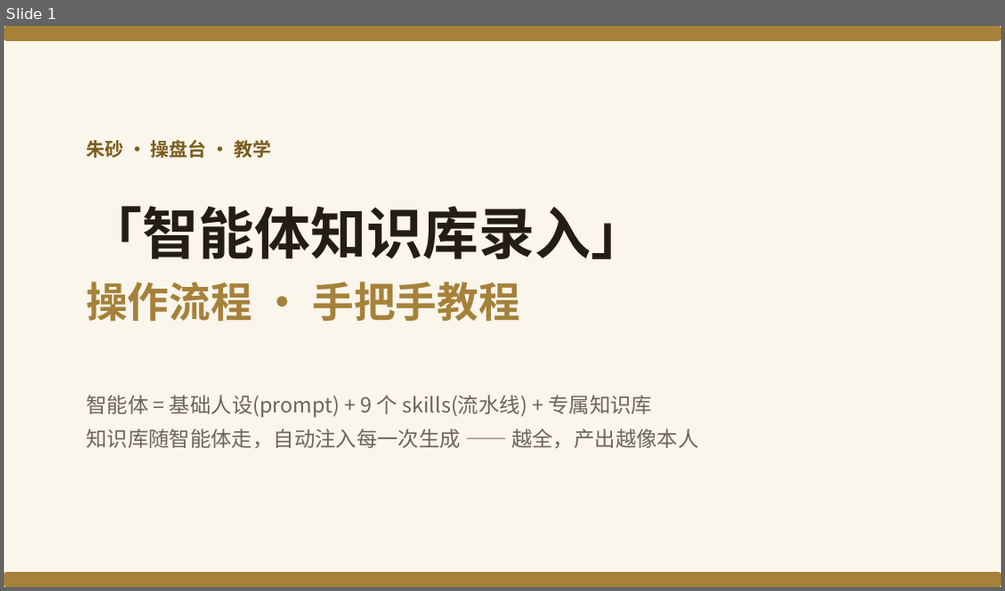
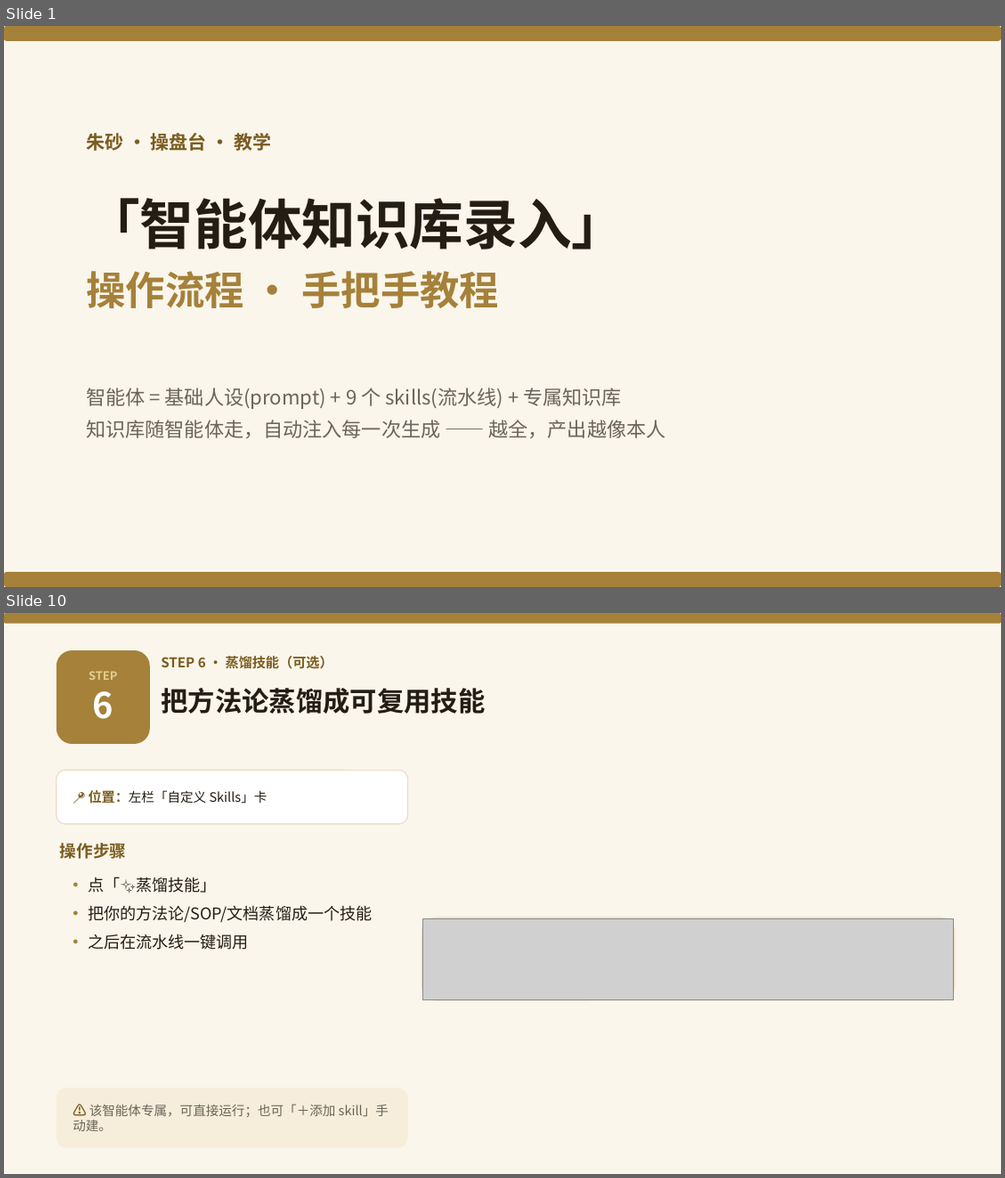
Before and after one commit to yonglin22/xhsneirongshengcheng, a slide deck: 教学-智能体知识库录入.pptx. Shown one above the other, each under a label of ours: slide 1 before the commit, slides 1 and 10 after it; the slides between them are not shown. The pictures are 1005x591 and 1005x1178 pixels, drawn with LibreOffice and Linux fonts; fonts in the diff are those of the drawing; grey boxes stand for pictures. Boxes give left, top, right and bottom in pixels: in the first picture for what was removed or moved away, otherwise in the second. Text is boxed around its words. In the diff, an @@ line names an element or a change of style, - is before the commit and + after.

```diff
--- a/教学-智能体知识库录入.pptx
+++ b/教学-智能体知识库录入.pptx
@@ slide 10 added at (4,613,1001,1174), background #FAF6EC @@
@@ rounded rectangle added at (4,613,1001,624), fill #A5813A @@
@@ rounded rectangle added at (57,650,150,744), fill #A5813A @@
@@ text added at (161,656,333,669), 13 pt, text #7A5C1E, bold @@
+STEP 6 · 蒸馏技能（可选）
@@ text added at (89,671,117,719), 11 pt, text #E6CF8E, bold @@
+STEP
+6
@@ text added at (161,688,485,714), 26 pt, text #241D14, bold @@
+把方法论蒸馏成可复用技能
@@ rounded rectangle added at (57,770,408,824), fill #FFFFFF, outline #EADFC6 1.1 pt @@
@@ text added at (89,790,267,803), 12.5 pt, text #241D14 @@
+📍 位置：左栏「自定义 Skills」卡
@@ text added at (60,843,126,859), 16 pt, text #7A5C1E, bold @@
+操作步骤
@@ text added at (88,876,372,949), 15.5 pt, text #241D14 @@
+• 点「✨蒸馏技能」
+• 把你的方法论/SOP/文档蒸馏成一个技能
+• 之后在流水线一键调用
@@ rounded rectangle added at (422,917,955,999), fill #FFFFFF, outline #EADFC6 1.2 pt @@
@@ picture added at (423,918,954,999) @@
@@ rounded rectangle added at (57,1088,408,1148), fill #F6EEDA @@
@@ text added at (73,1103,388,1131), 12.5 pt, text #6B6459 @@
+⚠ 该智能体专属，可直接运行；也可「＋添加 skill」手动建。
@@ slide 1 changed as well @@
@@ text "「智能体知识库录入」" at (86,198,625,308): size 54 to 52 pt in "「智能体知识库录入」"; size 40 to 38 pt in "操作流程 · 手把手教程" @@
@@ 3 texts: place and size @@
-3 texts at (86,140,698,448)
+3 texts at (86,133,665,438)
@@ text "智能体 = 基础人设(prompt) + 9 ..." at (86,387,665,438): size 20 to 19 pt @@
```
Also in this commit, not shown: 10 other slides changed.
